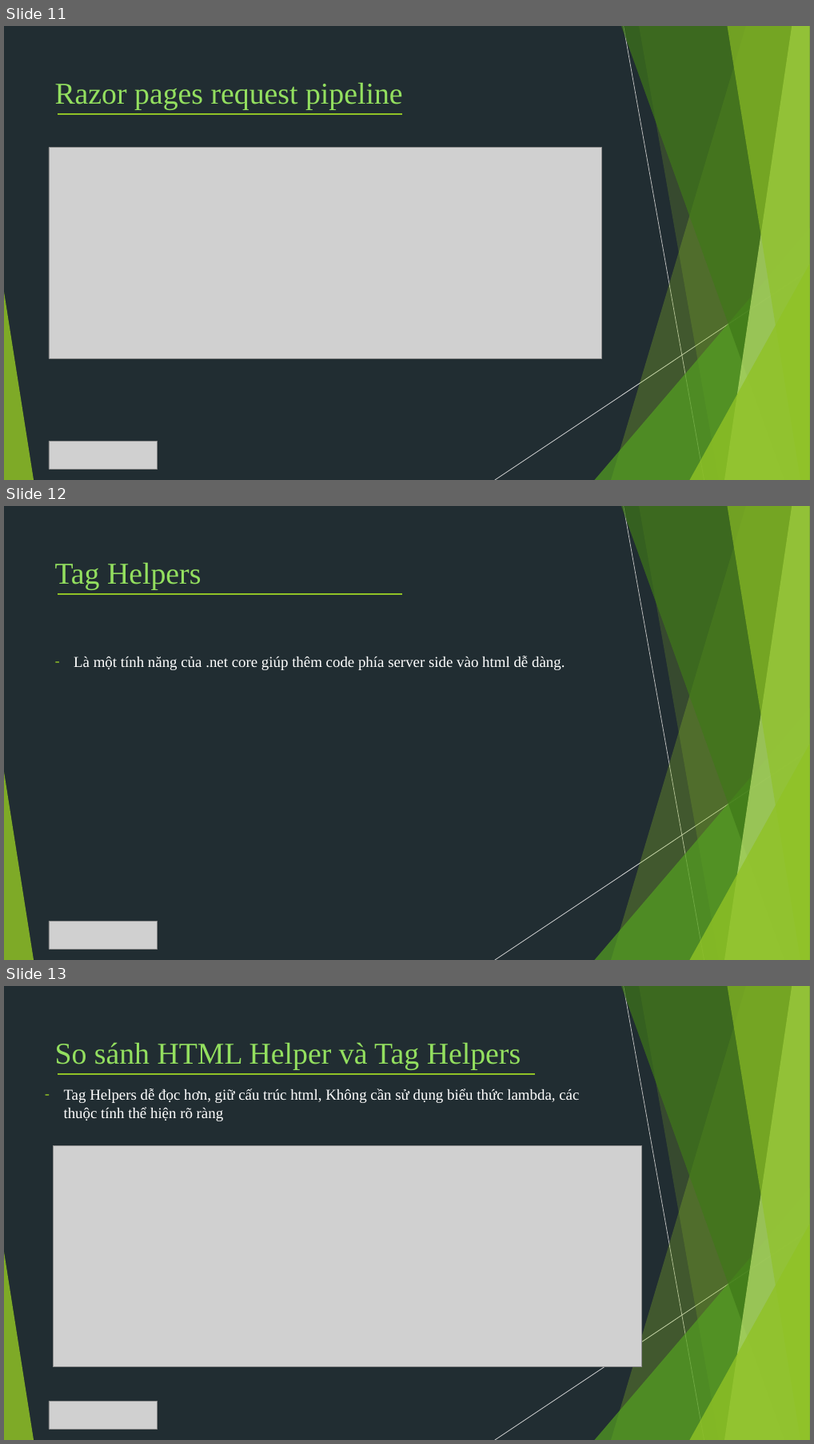
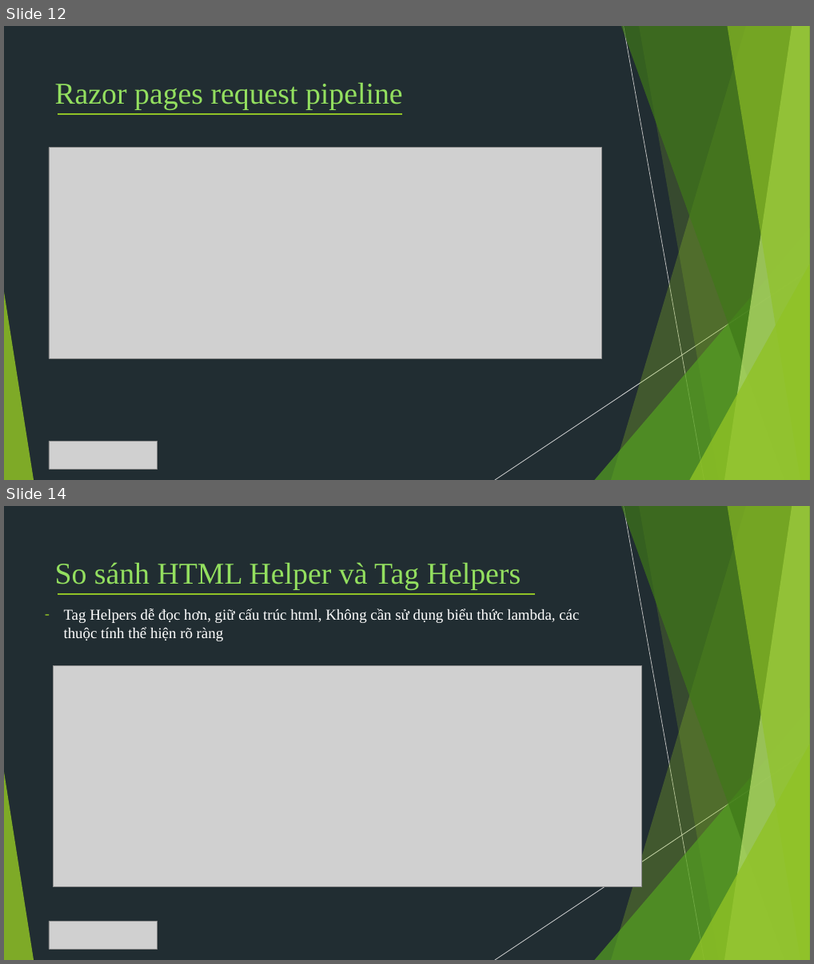
Before and after one commit to TechMarDay/RazorPage, a slide deck: Razor pages.pptx. Shown one above the other, each under a label of ours: slides 11, 12 and 13 before the commit, slides 12 and 14 after it; the slides between them are not shown. The pictures are 814x1444 and 814x964 pixels, drawn with LibreOffice and Linux fonts; fonts in the diff are those of the drawing; grey boxes stand for pictures. Boxes give left, top, right and bottom in pixels: in the first picture for what was removed or moved away, otherwise in the second. Text is boxed around its words. In the diff, an @@ line names an element or a change of style, - is before the commit and + after.

```diff
--- a/Razor pages.pptx
+++ b/Razor pages.pptx
@@ slide 12 removed at box(4, 506, 810, 960), background #212D32; not listed: 10 template elements that a slide beside it also shows @@
@@ text removed at box(55, 563, 201, 590) @@
-Tag Helpers
@@ line removed from (58, 594) to (402, 594) @@
@@ text removed at box(74, 656, 565, 670) @@
-– Là một tính năng của .net core giúp thêm code phía server side vào html dễ dàng.
@@ picture removed at box(49, 921, 157, 948) @@
@@ what was slide 11 is now slide 12 @@
@@ what was slide 13 is now slide 14 @@
```
Also in this commit, not shown: 6 slides changed, 3 slides added, 1 other slide removed.
